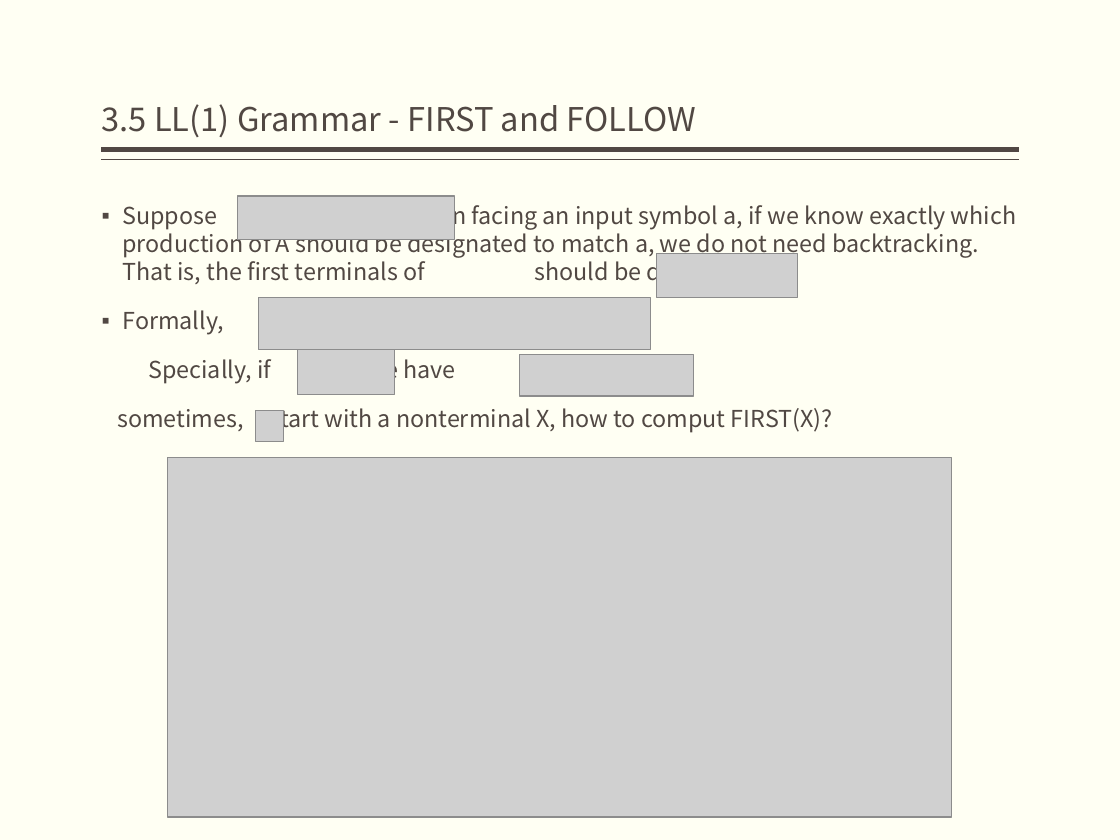
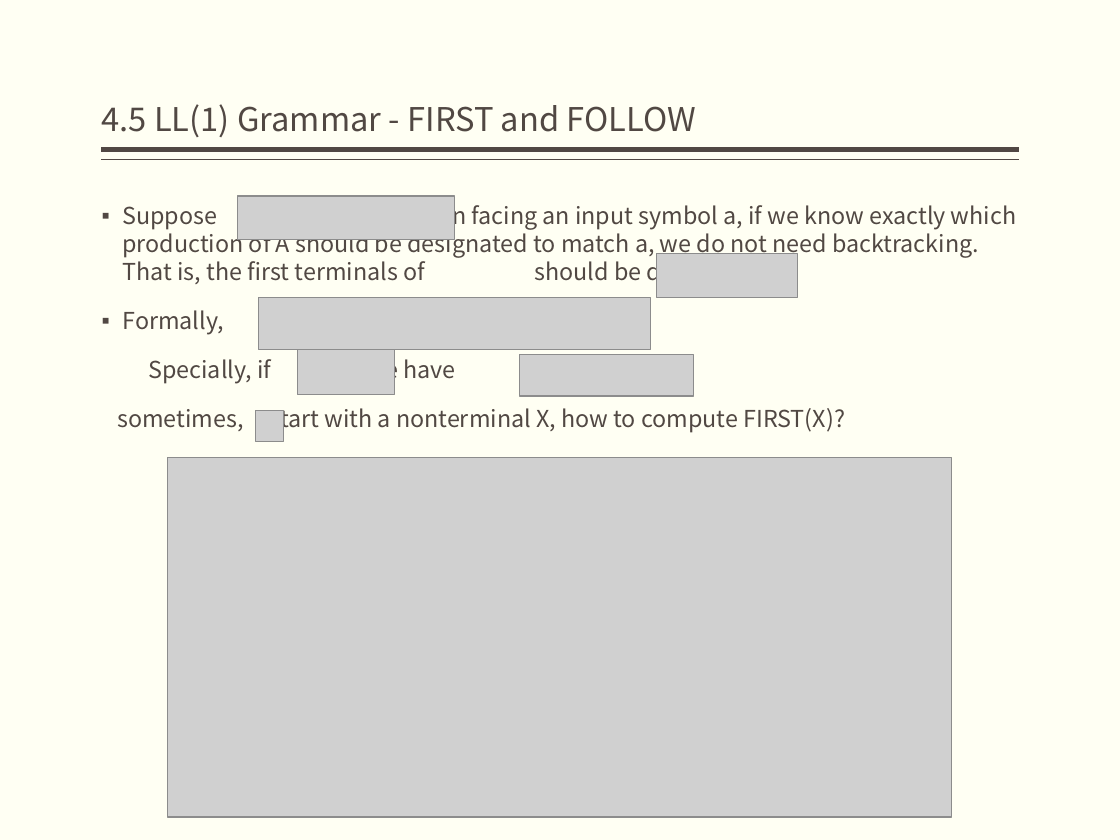
Before and after one commit to bonkboykz/jz81.github.io, a slide deck: slide 19 of course/compiler/LectureNotes/(Spring2017)Lecture4.pptx. Drawn at 1120x840 pixels with LibreOffice and Linux fonts; fonts in the diff are those of the drawing; grey boxes stand for pictures. Boxes give left, top, right and bottom in pixels: in the first picture for what was removed or moved away, otherwise in the second. Text is boxed around its words. In the diff, an @@ line names an element or a change of style, - is before the commit and + after.

```diff
--- a/course/compiler/LectureNotes/(Spring2017)Lecture4.pptx
+++ b/course/compiler/LectureNotes/(Spring2017)Lecture4.pptx
@@ title at (102,104,696,137): text changed @@
-3.5 LL(1) Grammar - FIRST and FOLLOW
+4.5 LL(1) Grammar - FIRST and FOLLOW
@@ text at (270,408,845,434): text changed @@
-sometimes, start with a nonterminal X, how to comput FIRST(X)?
+sometimes, start with a nonterminal X, how to compute FIRST(X)?
```
Also in this commit, not shown: 26 other slides changed, 3 slides added.
